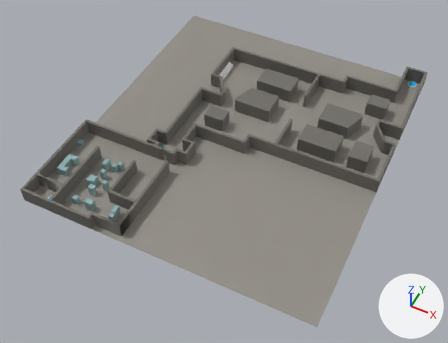
The FBX model Assets/Model/Room/Room_01/Room_01.fbx, before and after one commit.
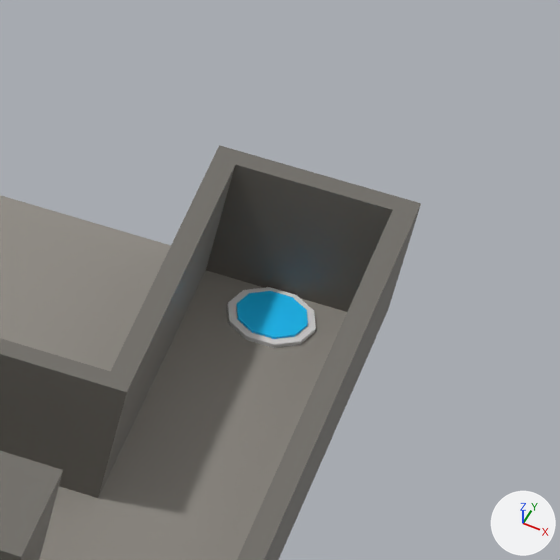
The first picture shows the older version from a 50 mm lens placed at (5.36, -5.71, 8.67), pointed at (1.75, 1.52, -0.37). The close-ups show both versions on the part from 86% to 99% of the width and 15% to 32% of the height of that picture; other places that the commit changed are outside them. Lighting does not change. The marker at lower right points along +X, +Y and +Z. Where no turn or scale is listed for an object, it has been applied to the vertices.

Before the edit, the objects in view are built like this:
```python
me_mesh_019 = bpy.data.meshes.new('Mesh.019')
me_mesh_019.from_pydata(...)  # 41 vertices, 40 faces; spans x -0.099..0.099, y -0.094..0.094, z 0.0..0.015
# faces by material slot: [20, 20]
me_mesh_019.materials.append(mat_metal_1)  # light grey #dddddd
me_mesh_019.materials.append(mat_metal_3)  # cyan #00c4ff
me_mesh_023 = bpy.data.meshes.new('Mesh.023')
me_mesh_023.from_pydata([(-1.0, -1.0, 0.0), (4.6, -1.0, 0.0), (-1.0, 5.4, 0.0), (4.6, 5.4, 0.0)], [], [(0, 1, 3, 2)])
me_mesh_023.materials.append(mat_floor_material_1)  # grey #918d86
me_mesh_030 = bpy.data.meshes.new('Mesh.030')
me_mesh_030.from_pydata([(-0.2, 0.15, -0.15), (-0.2, 0.15, 0.15), (-0.2, -0.15, 0.15), (-0.2, -0.15, -0.15), (0.2, -0.15, -0.15), (0.2, 0.15, -0.15), (0.2, 0.15, 0.15), (0.2, -0.15, 0.15)], [], [(0, 3, 2, 1), (4, 5, 6, 7), (1, 6, 5, 0), (2, 7, 6, 1), (3, 4, 7, 2)])
me_mesh_030.materials.append(mat_wall_material_1)  # grey #706d67
ob_floor = bpy.data.objects.new('Floor', me_mesh_023)
ob_floor.location = (0.0, 0.0, 0.0)
ob_station = bpy.data.objects.new('Station', me_mesh_019)
ob_station.location = (4.375, 5.25, 0.0)
ob_wall_intern_1 = bpy.data.objects.new('Wall_Intern_1', me_mesh_030)
ob_wall_intern_1.location = (3.95, 4.05, 0.15)
# also in view: 'Wall_1' at (3.6, 3.7, 0.15)
```
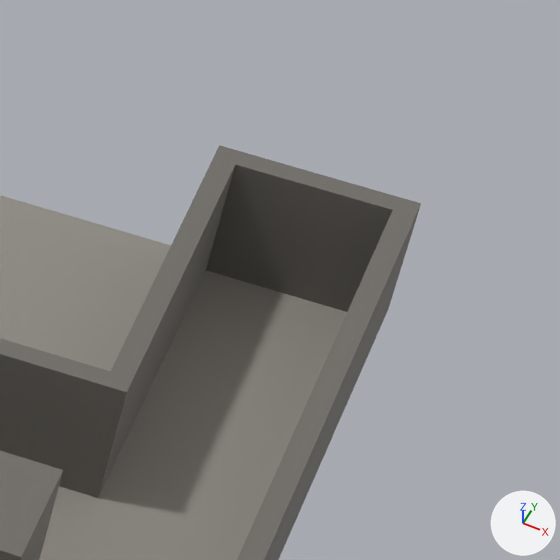
Where the change shows, as pixel boxes (x1, y1, x2, y2) in the close-ups (560 x 560 px):
'Station', deleted: before (227, 287, 316, 348)
    faces in mat_metal_3 (cyan #00c4ff): (236, 291, 308, 339)
    faces in mat_metal_1 (light grey #dddddd): (227, 287, 316, 348)

What the commit changed:
Object 'Station' (ob_station) is deleted.
